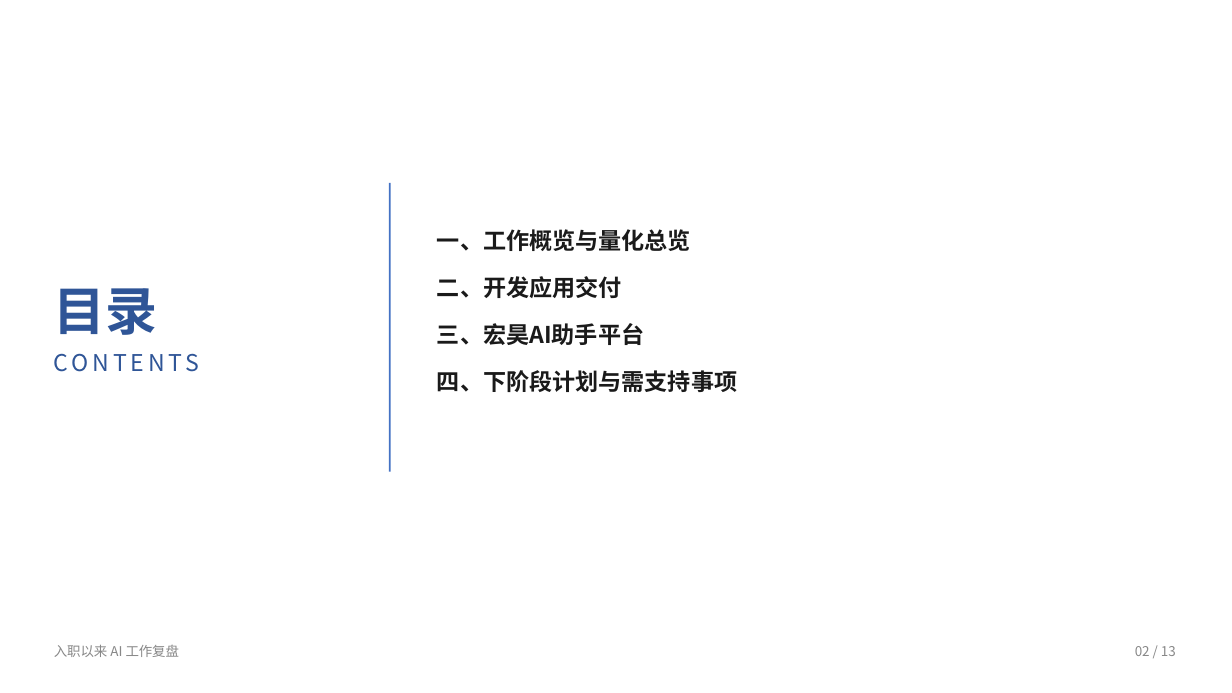
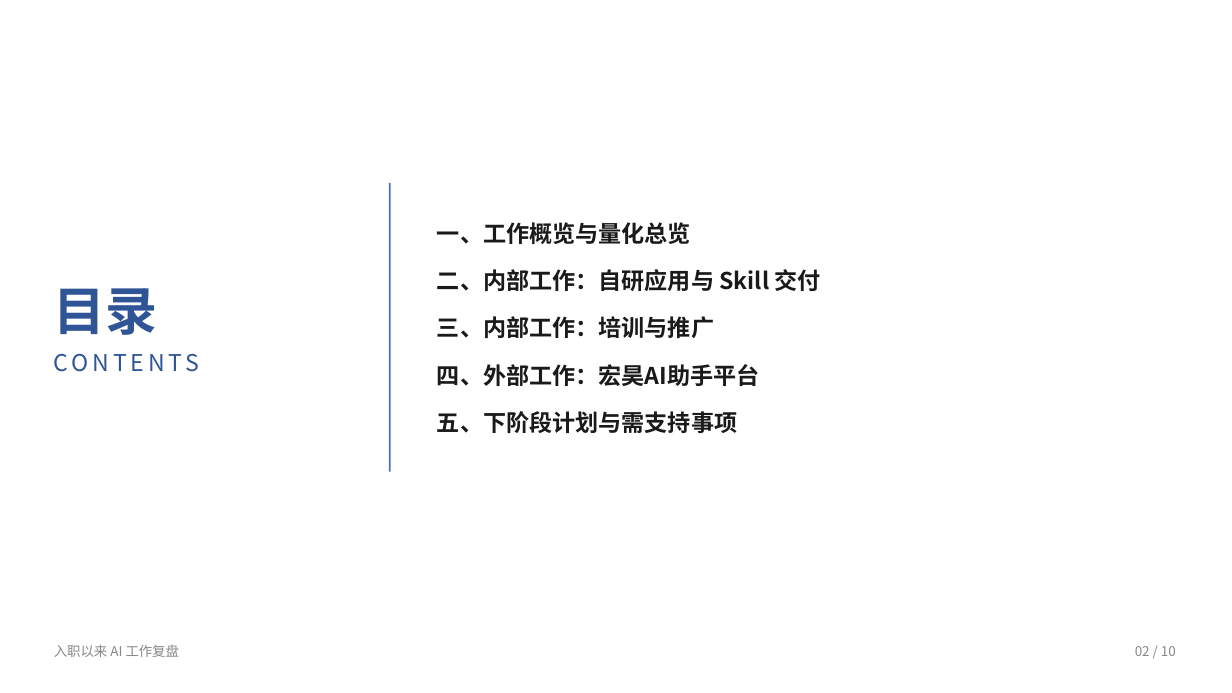
Before and after one commit to liellaaaaa/lw, a slide deck: slide 2 of PPT/入职以来AI工作复盘/入职以来AI工作复盘.pptx. Drawn at 1232x693 pixels with LibreOffice and Linux fonts; fonts in the diff are those of the drawing. Boxes give left, top, right and bottom in pixels: in the first picture for what was removed or moved away, otherwise in the second. Text is boxed around its words. In the diff, an @@ line names an element or a change of style, - is before the commit and + after.

```diff
--- a/PPT/入职以来AI工作复盘/入职以来AI工作复盘.pptx
+++ b/PPT/入职以来AI工作复盘/入职以来AI工作复盘.pptx
@@ text "一、工作概览与量化总览" moved from (x1=437, y1=229, x2=691, y2=251) to (x1=437, y1=222, x2=691, y2=244) @@
@@ text at (x1=437, y1=269, x2=821, y2=291): text changed @@
-二、开发应用交付
+二、内部工作：自研应用与 Skill 交付
@@ text added at (x1=437, y1=316, x2=714, y2=338), 18 pt, text #1A1A1A, bold @@
+三、内部工作：培训与推广
@@ text at (x1=437, y1=364, x2=760, y2=386): text changed @@
-三、宏昊AI助手平台
+四、外部工作：宏昊AI助手平台
@@ text at (x1=437, y1=411, x2=737, y2=433): text changed @@
-四、下阶段计划与需支持事项
+五、下阶段计划与需支持事项
@@ text at (x1=1135, y1=646, x2=1176, y2=656): text changed @@
-02 / 13
+02 / 10
```
Also in this commit, not shown: 7 other slides changed, 2 slides added, 18 other files.
